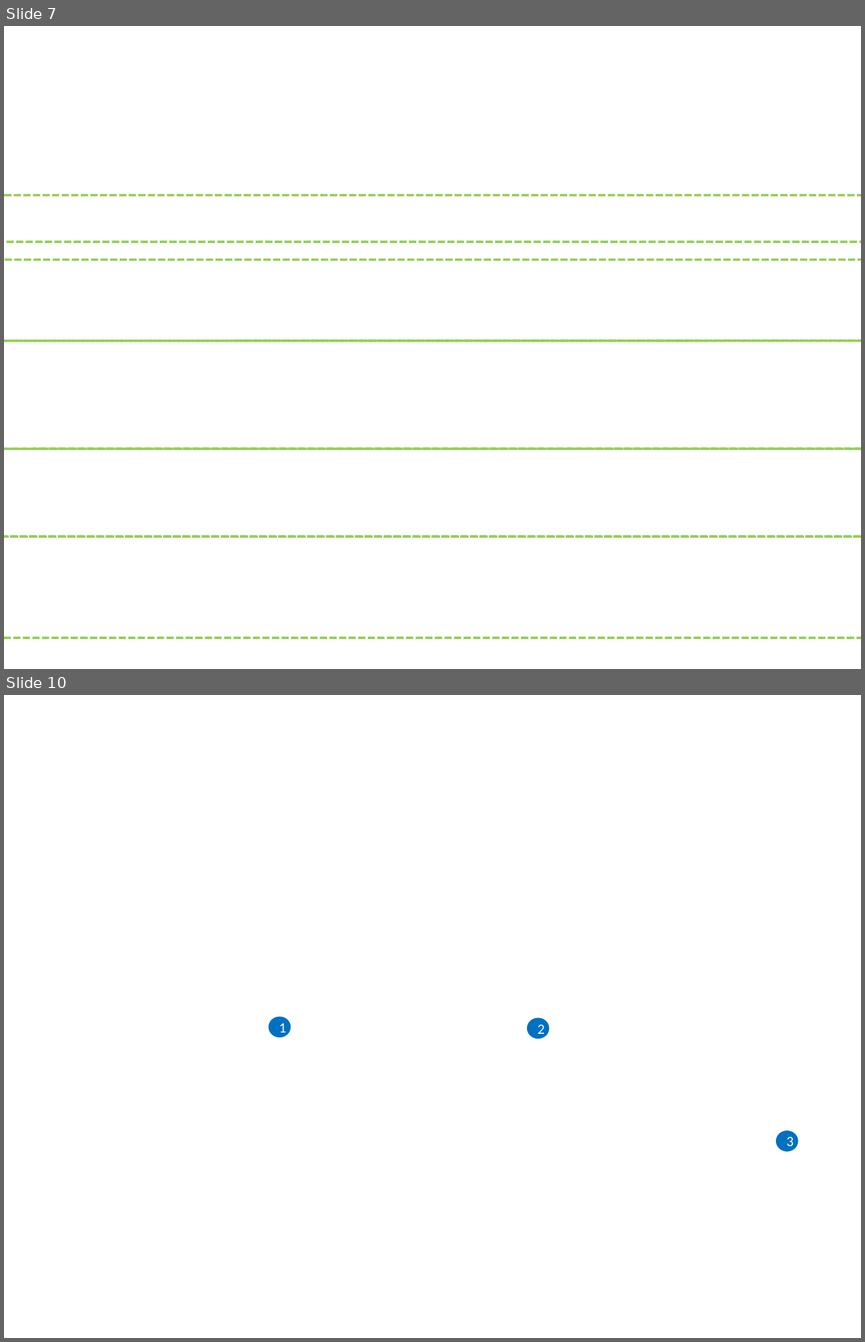
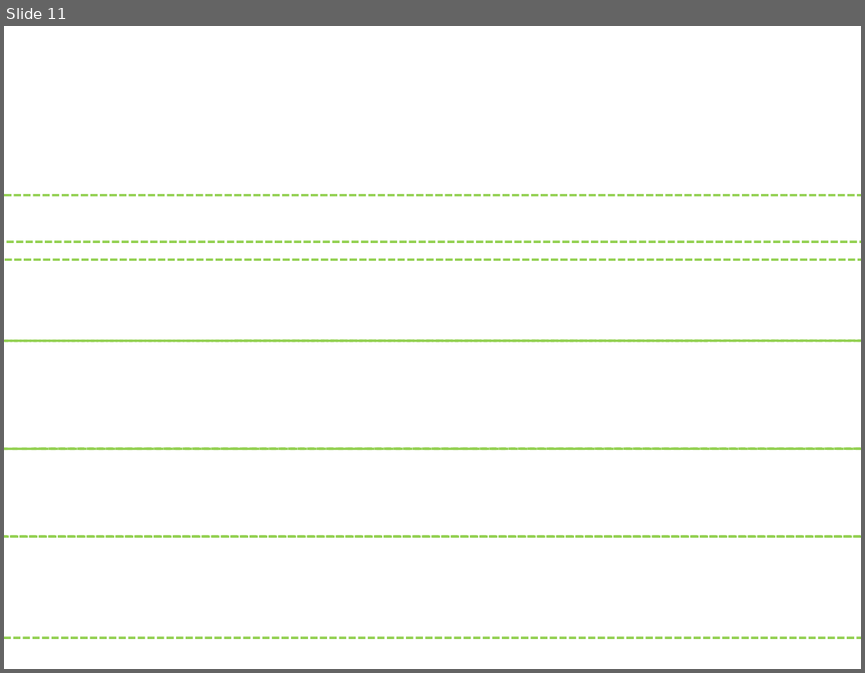
Before and after one commit to OP-TED/ESPD-EDM, a slide deck: docs/src/main/asciidoc/dist/art/rsrcs.pptx. Shown one above the other, each under a label of ours: slides 7 and 10 before the commit, slide 11 after it; the slides between them are not shown. The pictures are 865x1342 and 865x673 pixels, drawn with LibreOffice and Linux fonts; fonts in the diff are those of the drawing; background and template pictures are left out. Boxes give left, top, right and bottom in pixels: in the first picture for what was removed or moved away, otherwise in the second. Text is boxed around its words. In the diff, an @@ line names an element or a change of style, - is before the commit and + after.

```diff
--- a/docs/src/main/asciidoc/dist/art/rsrcs.pptx
+++ b/docs/src/main/asciidoc/dist/art/rsrcs.pptx
@@ slide 10 removed at (x1=4, y1=695, x2=861, y2=1338), background picture (left out) @@
@@ ellipse removed at (x1=269, y1=1016, x2=291, y2=1037) @@
-1
@@ ellipse removed at (x1=527, y1=1017, x2=549, y2=1038) @@
-2
@@ ellipse removed at (x1=776, y1=1130, x2=798, y2=1151) @@
-3
@@ what was slide 7 is now slide 11 @@
```
Also in this commit, not shown: 4 slides changed, 33 slides added, 53 other files.
